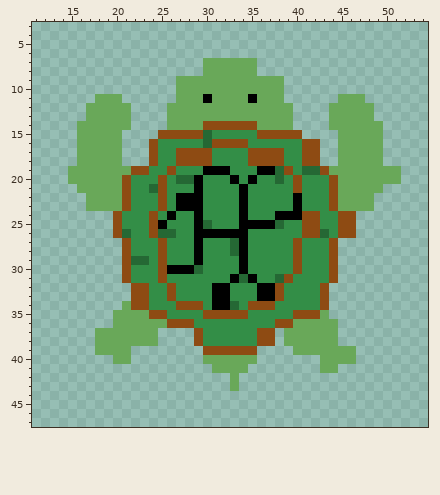
Pixel-art sprite, stored at assets/Sprites/Player/Turtle/face_up.png. Above: the version before the commit.
The file is 64x64 pixels. Shown: x 11..54, y 3..47. The old version is drawn lined up with the new one.
The result:
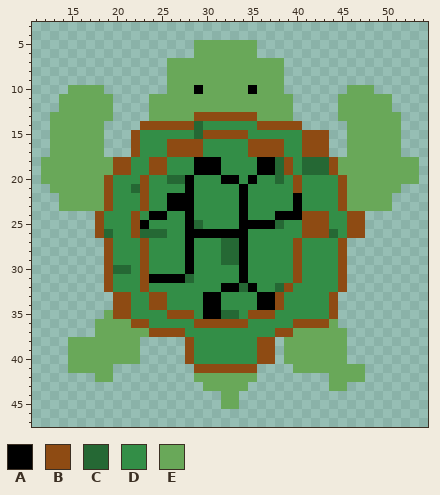
Palette (. is transparent): A #000000  B #8e4b13  C #256834  D #338e47  E #69a859
Changes in this commit:
whole drawing moved by +2,+6 (the old picture is shown already moved)
y 5..6: x 29..35 ....... -> EEEEEEE
y 7..8: x 26..29 .... -> EEEE; x 36..38 ... -> EEE
y 9: x 26 . -> E
y 10: x 15..18 .... -> EEEE; x 26 . -> E; x 29 E -> A; x 35 E -> A; x 46..48 ... -> EEE
y 11: x 14..17 .... -> EEEE; x 20 E -> .; x 24..26 ... -> EEE; x 30 A -> E; x 35 A -> E; x 39 . -> E; x 48..50 ... -> EEE
y 12: x 14..16 ... -> EEE; x 20..21 EE -> ..; x 24..25 .. -> EE; x 44 E -> .; x 49..50 .. -> EE
y 13: x 13..16 .... -> EEEE; x 20..21 EE -> ..; x 24..25 .. -> EE; x 29..35 EEEEEEE -> BBBBBBB; x 44 E -> .; x 49..51 ... -> EEE
y 14: x 13..15 ... -> EEE; x 19..21 EEE -> ...; x 23..40 ...EEEEBBBBBBEEEE. -> BBBBBBCDDDDDDBBBBB; x 44..45 EE -> ..; x 50..51 .. -> EE
y 15: x 13..15 ... -> EEE; x 19..20 EE -> ..; x 22..34 ...BBBBBCDDDD -> BDDDDDDCBBBBB; x 36..43 BBBBB... -> DDDDDBBB; x 45 E -> .; x 50..51 .. -> EE
y 16: x 13..15 ... -> EEE; x 19..20 EE -> ..; x 22..24 ..B -> BDD; x 26..38 DDDDCBBBBDDDD -> BBBBDDDDDBBBB; x 43 . -> B; x 45 E -> .; x 50..51 .. -> EE
y 17: x 13..15 ... -> EEE; x 19..20 EE -> ..; x 22..24 ..B -> BDD; x 26 D -> B; x 30 B -> D; x 43 . -> B; x 45 E -> .; x 50..51 .. -> EE
y 18: x 12..15 .... -> EEEE; x 20..23 E... -> BBDD; x 25 D -> B; x 27..31 BBBBD -> DDAAA; x 35..39 BBBBD -> DAACB; x 41..44 BB.. -> CCCB; x 50..53 .... -> EEEE
y 19: x 12..14 ... -> EEE; x 20..26 EEBBDDB -> BBDDBBD; x 29 D -> A; x 32 A -> D; x 43..44 BE -> CB; x 52..53 .. -> EE
y 20: x 12..14 ... -> EEE; x 19..21 EEB -> BDD; x 23 D -> B; x 25..26 BD -> DC; x 28..29 CA -> AD; x 32 D -> A; x 44..45 BE -> DB; x 52..53 .. -> EE
y 21: x 13..15 ... -> EEE; x 19..25 EEBDDCB -> BDDCBDD; x 28..29 DA -> AD; x 44..45 BE -> DB; x 50..51 .. -> EE
y 22..23: x 14..16 ... -> EEE; x 19..21 EEB -> BDD; x 23 D -> B; x 25..26 BD -> DA; x 29 A -> D; x 44..45 BE -> DB; x 49..50 .. -> EE
y 24: x 18..20 ..B -> BDD; x 22 D -> B; x 24..26 BDA -> AAD; x 28..29 DA -> AD; x 43 D -> B; x 45 B -> D; x 47 . -> B
y 25: x 18..20 ..B -> BDD; x 22..25 DDBA -> BADD; x 28..30 DAC -> ACD; x 43 D -> B; x 45 B -> D; x 47 . -> B
y 26: x 18..24 ..BCDDB -> BCDDBCC; x 26 C -> D; x 28 D -> A; x 43..45 CDB -> BCD; x 47 . -> B
y 27..28: x 19..21 ..B -> BDD; x 23 D -> B; x 25 B -> D; x 28..29 DA -> AD; x 32 D -> C; x 44..45 B. -> DB
y 29: x 19..23 ..BCC -> BDDDB; x 25 B -> D; x 28..29 DA -> AD; x 32..33 DD -> CC; x 44..45 B. -> DB
y 30: x 19..21 ..B -> BCC; x 23 D -> B; x 25..27 BAA -> DDD; x 29 C -> D; x 44..45 B. -> DB
y 31: x 19..21 ..B -> BDD; x 23..28 DDBDDD -> BAAAAC; x 33..35 ACA -> DAD; x 38..40 CBD -> DDB; x 44..45 B. -> DB
y 32: x 19..22 ...B -> BDDD; x 26 B -> D; x 31 A -> D; x 33..39 DDDAABD -> ACADDCB; x 43..45 B.. -> DDB
y 33: x 20..26 ..BBDDB -> BBDDBBD; x 30 D -> A; x 32 A -> D; x 43..44 B. -> DB
y 34: x 20..25 .EBBDD -> BBDDBB; x 27..30 BBBD -> DDDA; x 32..33 AC -> DD; x 35..38 BBBD -> DAAB; x 43..44 B. -> DB
y 35: x 19..28 .EEEEBBDDD -> EBBDDDDBBB; x 30..37 BBBBBDDD -> AACCDBBB; x 40..44 BBBE. -> DDDDB
y 36: x 18..19 .. -> EE; x 22..34 EEEEBBBDDDDDD -> BBDDDDDBBBBBB; x 38..43 BBEEEE -> DDBBBB
y 37: x 24..29 E....B -> BBBBDD; x 36..39 BB.E -> DDBB; x 45 . -> E
y 38: x 15..17 ... -> EEE; x 23..24 EE -> ..; x 28..29 .B -> BD; x 45 . -> E
y 39: x 15..17 ... -> EEE; x 22 . -> E; x 28..37 ..BBBBBB.. -> BDDDDDDDBB; x 39 . -> E; x 46 E -> .
y 40: x 15..19 ..... -> EEEEE; x 22 . -> E; x 28..37 ..EEEEEE.. -> BDDDDDDDBB; x 39..42 .... -> EEEE; x 46 E -> .
y 41: x 15..19 ..... -> EEEEE; x 29..35 ..EEEE. -> BBBBBBB; x 40..42 ... -> EEE; x 45..47 ... -> EEE
y 42: x 18..19 .. -> EE; x 29..32 .... -> EEEE; x 34..35 .. -> EE; x 44..47 .... -> EEEE
y 43: x 30..32 ... -> EEE; x 34 . -> E; x 44..45 .. -> EE
y 44..45: x 32..33 .. -> EE
Where, in picture pixels (left, top, right, bottom), the same in both pictures:
changed: (41, 40, 419, 409)
